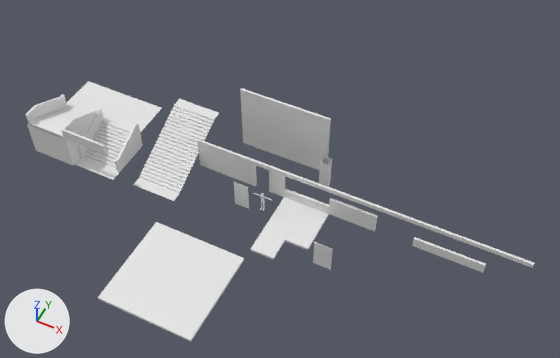
A saved change to the Blender file Raw/architecture.blend.
Camera for both pictures: a 50 mm camera at (19.3, -35.4, 48.7) aimed at (0.8, 1.5, 2.6). Every picture has the same lights, and +X, +Y and +Z are marked at lower left.

Objects in the first picture: 'floor_L', 'floor_M', 'floor_S', 'stairs_01', 'stairs_02', 'stairs_02_O', 'wall_01', 'wall_01_L', 'wall_02', 'wall_03', 'wall_04', 'wall_classroom_s1'.
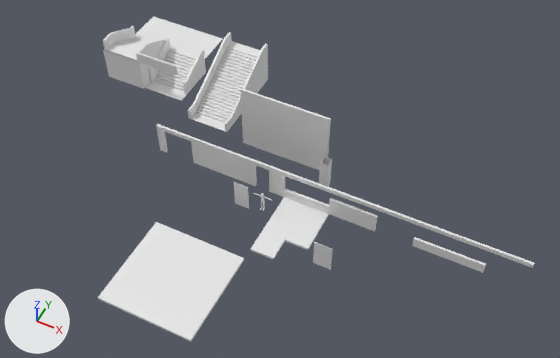
What differs and where, as boxes (x1, y1, x2, y2) in the pictures (560 x 358 px):
'stairs_02', moved: before (30, 81, 162, 180); after (106, 16, 222, 101)
'stairs_01', moved: before (133, 99, 219, 201); after (191, 41, 260, 131)
'stairs_02_O', moved: before (25, 94, 143, 173); after (102, 26, 206, 95)
'stairs_01_O', added: after (188, 32, 268, 132)
'wall_05', added: after (156, 124, 200, 165)

The change, as a diff of the scene's bpy script:
```diff
--- a/Raw/architecture.blend.py
+++ b/Raw/architecture.blend.py
@@ me_cube_008 @@
+me_cube_008.from_pydata(...)  # 36 vertices, 23 faces; spans x -2.0..2.0, y -2.38..5.62, z -0.2..4.0
@@ me_cube_010 @@
+me_cube_010.from_pydata([(-2.0, 0.0, 3.0), (-2.0, 0.0, 0.0), (2.0, 0.0, 0.0), (2.0, 0.0, 3.0), (-1.37, 0.0, 0.0), (1.37, 0.0, 0.0), (-1.37, 0.0, 3.0), (1.37, 0.0, 3.0), (-2.0, 0.0, 2.61), (2.0, 0.0, 2.61), (1.37, 0.0, 2.61), (-1.37, 0.0, 2.61)], [], [(11, 8, 1, 4), (9, 10, 5, 2), (7, 6, 11, 10), (3, 7, 10, 9), (6, 0, 8, 11)])
@@ ob_stairs_02_o @@
 ob_stairs_02_o = bpy.data.objects.new('stairs_02_O', me_cube_020)
-ob_stairs_02_o.location = (-16.88, 0.0, 0.0)
+ob_stairs_02_o.location = (-16.88, 11.0, 0.0)
@@ ob_stairs_02 @@
 ob_stairs_02 = bpy.data.objects.new('stairs_02', me_cube_017)
-ob_stairs_02.location = (-16.88, 0.0, 0.0)
+ob_stairs_02.location = (-16.88, 11.0, 0.0)
@@ ob_stairs_01 @@
 ob_stairs_01 = bpy.data.objects.new('stairs_01', me_cube_015)
-ob_stairs_01.location = (-9.0, 0.0, 0.0)
+ob_stairs_01.location = (-9.0, 9.0, 0.0)
@@ ob_stairs_01_o @@
+ob_stairs_01_o = bpy.data.objects.new('stairs_01_O', me_cube_008)
+ob_stairs_01_o.location = (-9.0, 9.0, 0.0)
@@ ob_wall_05 @@
+ob_wall_05 = bpy.data.objects.new('wall_05', me_cube_010)
+ob_wall_05.location = (-9.0, 2.0, 0.0)
+_m = ob_wall_05.modifiers.new('Solidify', 'SOLIDIFY')
+_m.thickness = 0.2
+_m.offset = 0.0
+_m.use_rim_only = True
+_m.nonmanifold_thickness_mode = 'FIXED'
+_m.nonmanifold_merge_threshold = 0.0003
```
